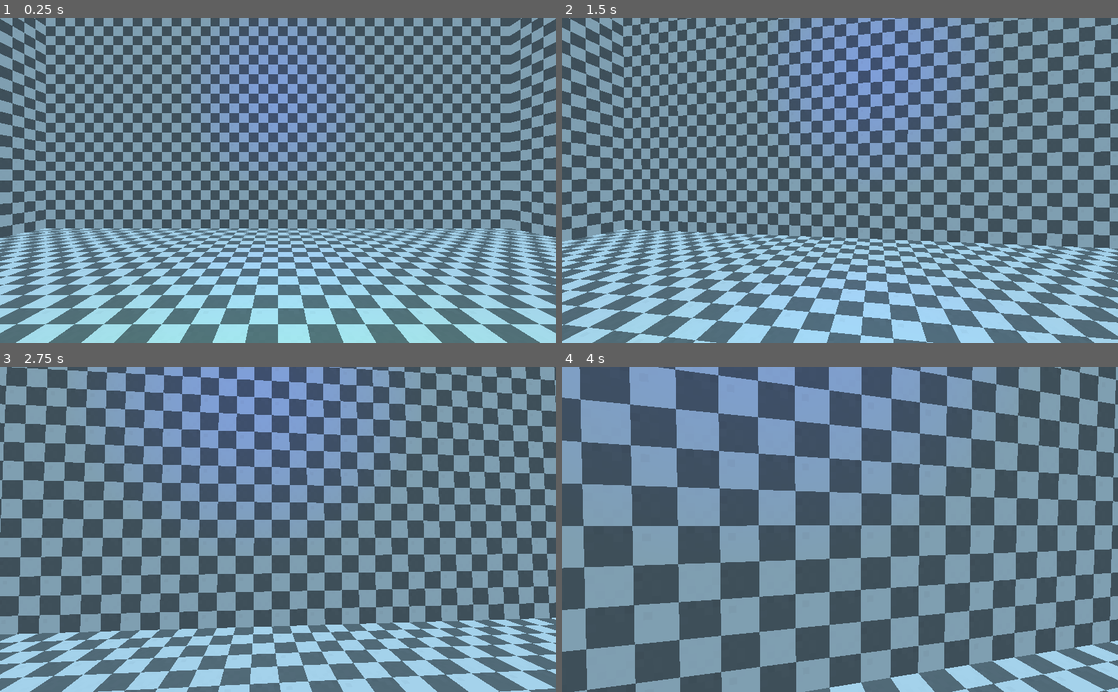
Above: before the commit, frames 1-4 (two rows, left to right).
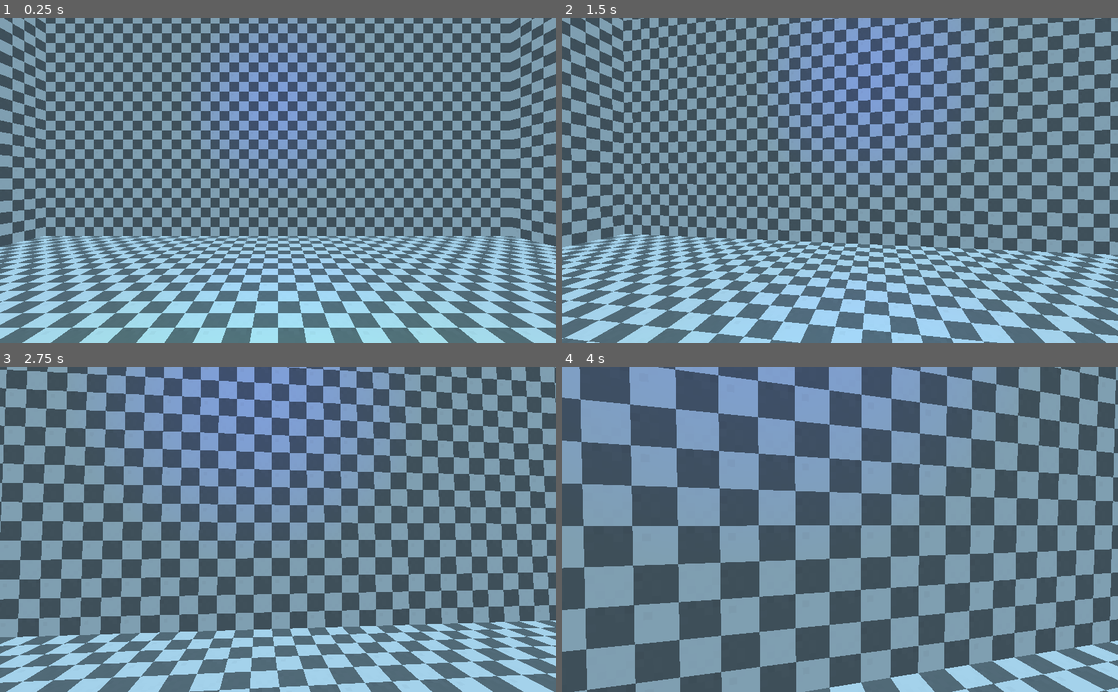
Above: after the commit, the same moments.

Repository: Krazy-J/door-in-the-wall
Game: Godot game, scene res://Main.tscn
The game is run twice, just before and just after one commit, with the same random seed, the same clock (stepped at 60 frames per second) and the same inputs.
Inputs (mouse positions are in pixels of both pictures, inside the frame that each line leads up to):
- Up to frame 1 (0.25 s): no input
- Up to frame 2 (1.5 s): move the mouse to (867, 180) at 0.52 s; press the mouse at (867, 180) at 0.53 s; hold W (move_forward) from 0.53 s (still down); move the mouse to (812, 180) at 1.27 s; release the mouse at (812, 180) at 1.28 s; click (812, 180) at 1.35 s
- Up to frame 3 (2.75 s): keep holding W (move_forward); move the mouse to (289, 523) at 2.02 s; press the mouse at (289, 523) at 2.03 s
- Up to frame 4 (4 s): keep holding W (move_forward); move the mouse to (834, 536) at 2.77 s; release the mouse at (834, 536) at 2.78 s; click (834, 536) at 2.85 s; move the mouse to (878, 532) at 3.52 s; press the mouse at (878, 532) at 3.53 s

The runs differ from the first frame. In frame 1, 68% of the frame differs, in the area x 0-100%, y 0-100%; in frame 2, 48%; in frame 3, 19%; in frame 4, less than 0.1%.

Commit message:
Door improvement
Improved door teleport area

Diff:
--- a/Main.tscn
+++ b/Main.tscn
@@ -8,4 +8,3 @@
 [node name="Test" parent="." instance=ExtResource( 1 )]
 
 [node name="Player" parent="." instance=ExtResource( 2 )]
-transform = Transform( 1, 0, 0, 0, 1, 0, 0, 0, 1, 0, 2, 0 )
--- a/objects/Door.tscn
+++ b/objects/Door.tscn
@@ -23,20 +23,20 @@
 
 [node name="FrameSide" type="CollisionShape" parent="DoorFrame/StaticBody"]
 transform = Transform( 1, 0, 0, 0, 1, 0, 0, 0, 1, 0, 0, -1.75 )
-shape = SubResource( 3 )
+shape = SubResource( 1 )
 
 [node name="FrameSide2" type="CollisionShape" parent="DoorFrame/StaticBody"]
 transform = Transform( 1, 0, 0, 0, 1, 0, 0, 0, 1, 0, 0, 1.75 )
-shape = SubResource( 3 )
+shape = SubResource( 1 )
 
 [node name="FrameTop" type="CollisionShape" parent="DoorFrame/StaticBody"]
 transform = Transform( 1, 0, 0, 0, 1, 0, 0, 0, 1, 0, 3.25, 0 )
-shape = SubResource( 1 )
+shape = SubResource( 2 )
 
 [node name="DoorEnter" type="Area" parent="DoorFrame"]
-transform = Transform( 1, 0, 0, 0, 1, 0, 0, 0, 1, 0.2, 3.25, 0 )
+transform = Transform( 1, 0, 0, 0, 1, 0, 0, 0, 1, 0.6, 3.25, 0 )
 script = ExtResource( 2 )
 
 [node name="CollisionShape" type="CollisionShape" parent="DoorFrame/DoorEnter"]
-shape = SubResource( 2 )
+shape = SubResource( 3 )
 [connection signal="body_entered" from="DoorFrame/DoorEnter" to="DoorFrame/DoorEnter" method="_on_DoorEnter_body_entered"]
--- a/player/player.tscn
+++ b/player/player.tscn
@@ -4,10 +4,11 @@
 [ext_resource path="res://player/Player.gd" type="Script" id=2]
 
 [sub_resource type="CapsuleShape" id=1]
-height = 2.0
+radius = 0.5
+height = 3.0
 
 [node name="Player" type="RigidBody"]
-transform = Transform( 1, 0, 0, 0, 1, 0, 0, 0, 1, 0, 2.52995, 0 )
+transform = Transform( 1, 0, 0, 0, 1, 0, 0, 0, 1, 0, 2, 0 )
 physics_material_override = ExtResource( 1 )
 axis_lock_angular_x = true
 axis_lock_angular_y = true
--- a/rooms/Test.tscn
+++ b/rooms/Test.tscn
@@ -62,15 +62,14 @@
 transform = Transform( 1, 0, 0, 0, 1, 0, 0, 0, 1, 8, -9, 0 )
 
 [node name="DoorEnter" parent="Room/Door/DoorFrame" index="1"]
-exitDoorPosition = Vector3( -13.8, 0, 0 )
+exitDoorPosition = Vector3( -16, 0, 0 )
 exitDoorRotation = 0.5
 
 [node name="Door2" parent="Room" instance=ExtResource( 4 )]
 transform = Transform( 1.19249e-008, 0, -1, 0, 1, 0, 1, 0, 1.19249e-008, 0, -9, 8 )
 
 [node name="DoorEnter" parent="Room/Door2/DoorFrame" index="1"]
-transform = Transform( 1, 0, 0, 0, 1, 0, 0, 0, 1, -0.2, 3, 7.10543e-015 )
-exitDoorPosition = Vector3( 0, 0, -13.8 )
+exitDoorPosition = Vector3( 0, 0, -16 )
 exitDoorRotation = -0.5
 
 [node name="SpriteTest" parent="Room" instance=ExtResource( 5 )]
Not shown: 1 places in objects/Door.tscn that only renumber resources
